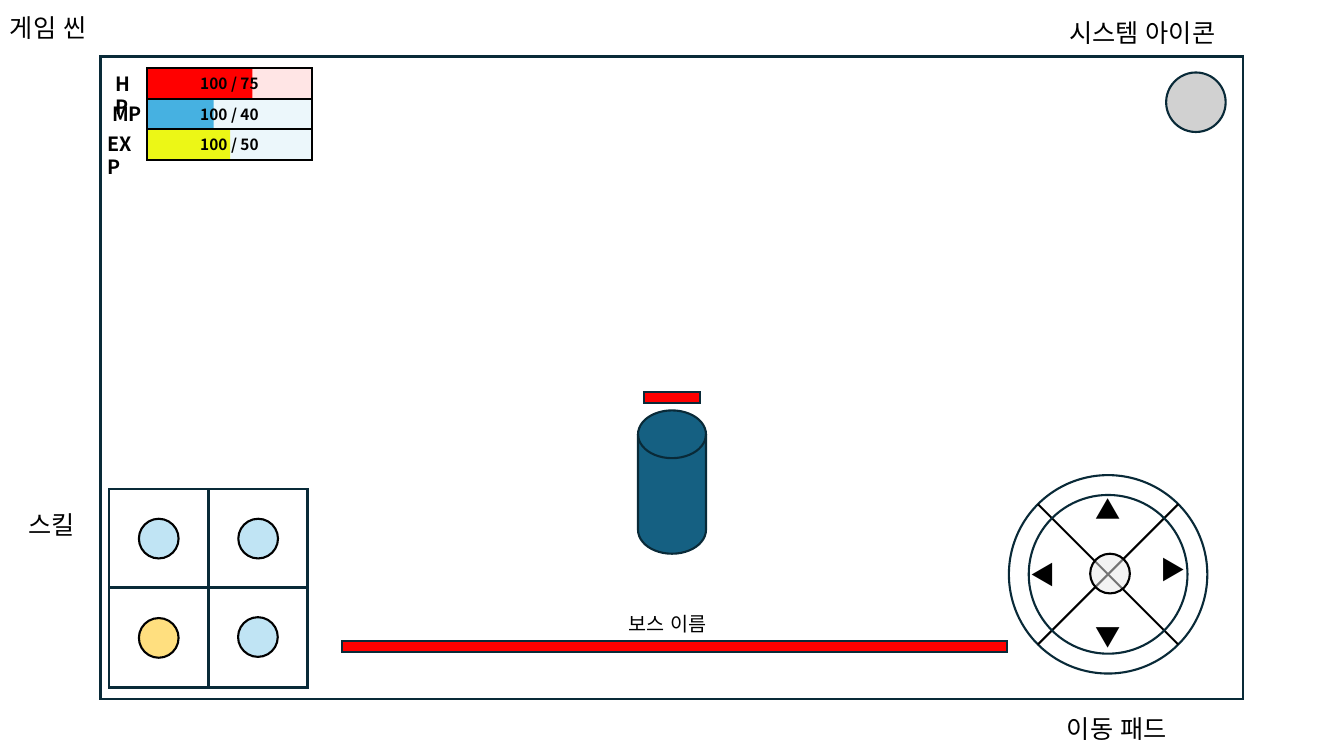
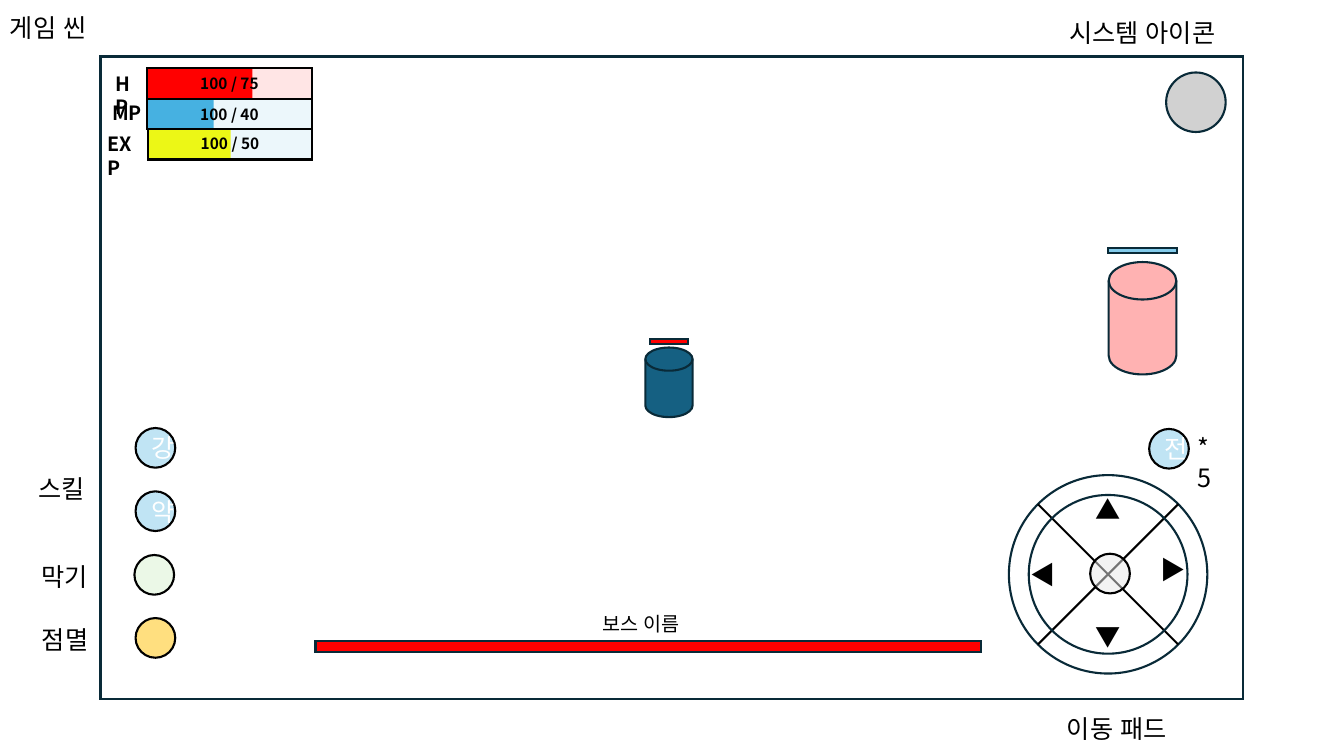
Before and after one commit to gitgiung/SBSAcademy_Team01, a slide deck: slide 4 of 씬 별 UI.pptx. Drawn at 1344x756 pixels with LibreOffice and Linux fonts; fonts in the diff are those of the drawing. Boxes give left, top, right and bottom in pixels: in the first picture for what was removed or moved away, otherwise in the second. Text is boxed around its words. In the diff, an @@ line names an element or a change of style, - is before the commit and + after.

```diff
--- a/씬 별 UI.pptx
+++ b/씬 별 UI.pptx
@@ rectangle added at <box>1108,248,1177,253</box>, fill #83CBEB, outline #092A39 1.5 pt @@
@@ cylinder added at <box>1109,262,1177,375</box>, fill #FF0000 at 30% opacity, outline #092A39 1.5 pt @@
@@ cylinder: place and size @@
-cylinder at <box>638,410,706,554</box>
+cylinder at <box>645,348,693,417</box>
@@ rectangle: place and size @@
-rectangle at <box>644,392,700,403</box>
+rectangle at <box>649,339,688,344</box>
@@ ellipse added at <box>136,429,175,468</box>, fill #83CBEB at 50% opacity, outline #000000 1.5 pt, 18 pt, text #FFFFFF @@
+강
@@ ellipse added at <box>1149,430,1189,469</box>, fill #83CBEB at 50% opacity, outline #000000 1.5 pt, 18 pt, text #FFFFFF @@
+전
@@ text "스킬": place and size @@
-text "스킬" at <box>28,513,74,536</box>
+text "스킬" at <box>38,477,84,500</box>
@@ text added at <box>1198,468,1212,488</box>, 18 pt, text #000000 @@
+*5
@@ ellipse added at <box>136,491,175,530</box>, fill #83CBEB at 50% opacity, outline #000000 1.5 pt, 18 pt, text #FFFFFF @@
+약
@@ text added at <box>41,565,87,588</box>, 18 pt, text #000000 @@
+막기
@@ ellipse: place and size @@
-ellipse at <box>139,519,178,559</box>
+ellipse at <box>134,556,173,595</box>
@@ ellipse at <box>134,556,173,595</box>: fill #83CBEB at 50% opacity to #D9F2D0 at 50% opacity @@
@@ group removed at <box>109,489,308,688</box>: 5 rectangles, 2 ellipses, 2 lines @@
@@ text added at <box>42,628,88,651</box>, 18 pt, text #000000 @@
+점멸
@@ text "보스 이름": place and size @@
-text "보스 이름" at <box>629,614,706,633</box>
+text "보스 이름" at <box>602,614,680,633</box>
@@ rectangle: place and size @@
-rectangle at <box>342,641,1007,652</box>
+rectangle at <box>316,641,981,652</box>
```
Also in this commit, not shown: 2 slides added, 7 other files.
